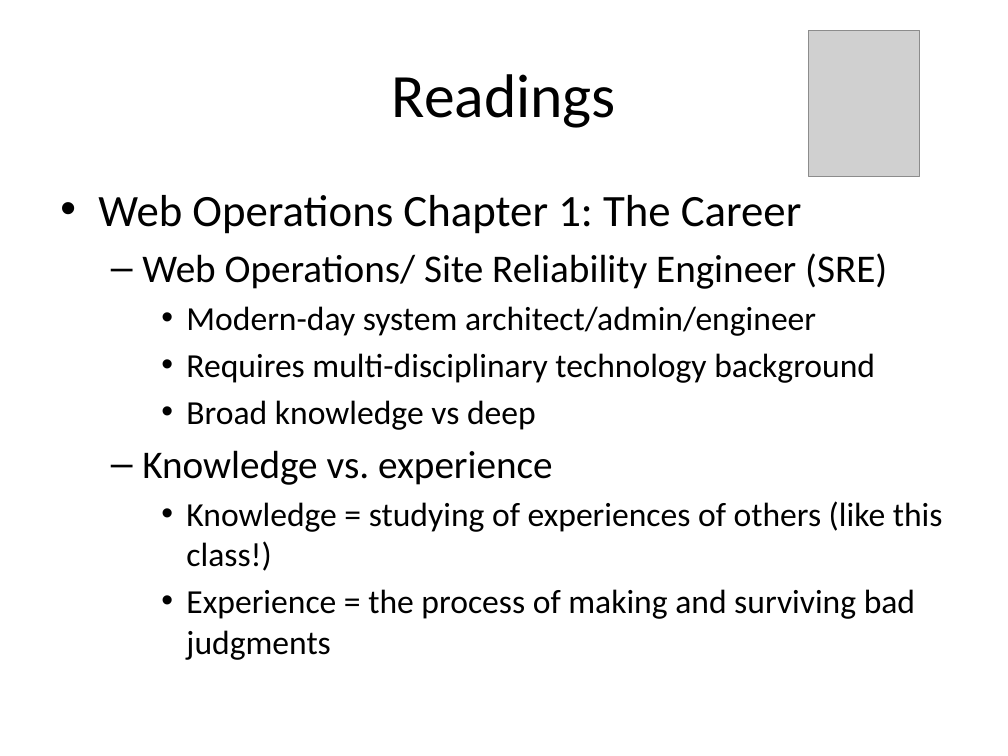
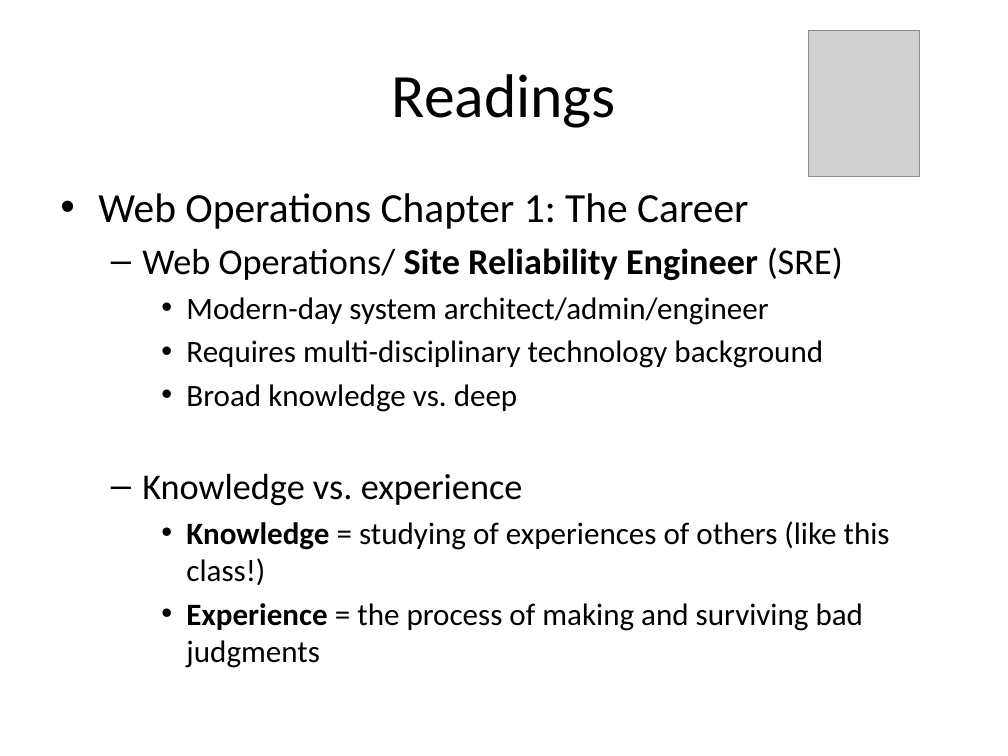
Before and after one commit to jasondbaker/infrastructure-class, a slide deck: slide 3 of infrastructure-week-6.pptx (slide 2 before the commit). Drawn at 1008x756 pixels with LibreOffice and Linux fonts; fonts in the diff are those of the drawing; grey boxes stand for pictures. Boxes give left, top, right and bottom in pixels: in the first picture for what was removed or moved away, otherwise in the second. Text is boxed around its words. In the diff, an @@ line names an element or a change of style, - is before the commit and + after.

```diff
--- a/infrastructure-week-6.pptx
+++ b/infrastructure-week-6.pptx
@@ text at <box>98,193,890,668</box>: size 32 to 29.6 pt in "Web Operations Chapter 1: The Career"; size 28 to 25.9 pt in "Web Operations/ Site Reliability Engineer (SRE)", "Knowledge vs. experience"; bold on in "Site Reliability Engineer", "Knowledge", "Experience"; size 24 to 22.2 pt in "Modern-day system architect/admin/engineer", "Requires multi-disciplinary technology background", "Knowledge = studying of experiences of others ...", "Experience = the process of making and ..." @@
@@ text at <box>186,384,518,412</box>: text changed; size 24 to 22.2 pt @@
-    • Broad knowledge vs deep
+    • Broad knowledge vs. deep
```
Also in this commit, not shown: 41 slides added, 1 slide removed, 32 other files.
